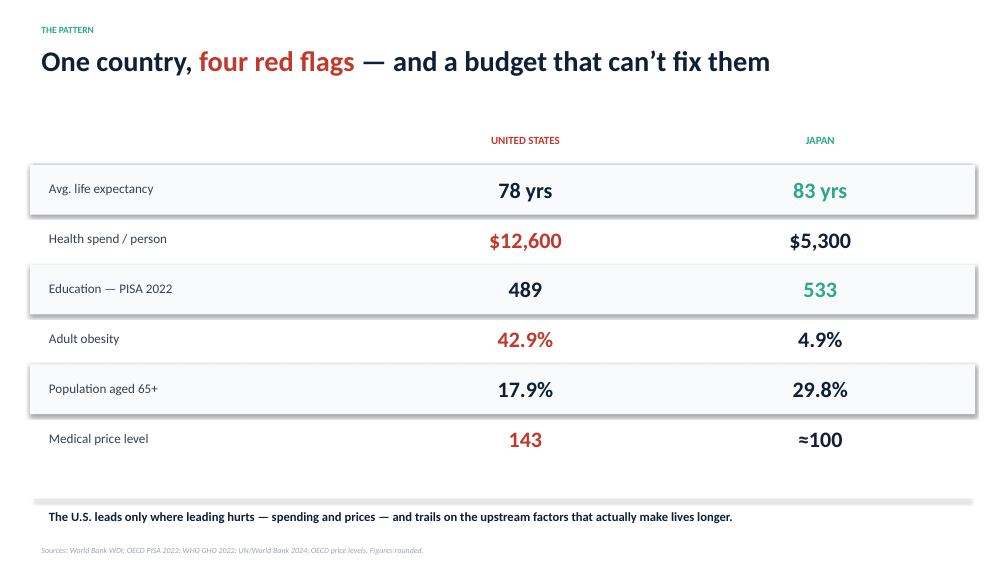
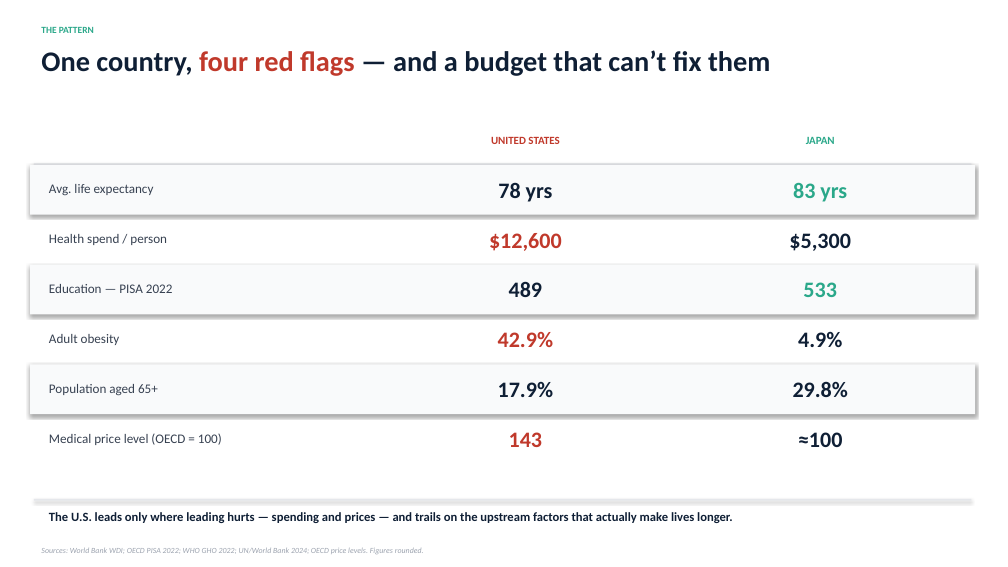
Before and after one commit to RonaldChibale/health-expenditure-analysis, a slide deck: slide 7 of health_expenditure_analysis.pptx. Drawn at 1008x567 pixels with LibreOffice and Linux fonts; fonts in the diff are those of the drawing. Boxes give left, top, right and bottom in pixels: in the first picture for what was removed or moved away, otherwise in the second. Text is boxed around its words. In the diff, an @@ line names an element or a change of style, - is before the commit and + after.

```diff
--- a/health_expenditure_analysis.pptx
+++ b/health_expenditure_analysis.pptx
@@ text at (49, 433, 222, 445): text changed @@
-Medical price level
+Medical price level (OECD = 100)
```
Also in this commit, not shown: 3 other slides changed, 1 other file.
